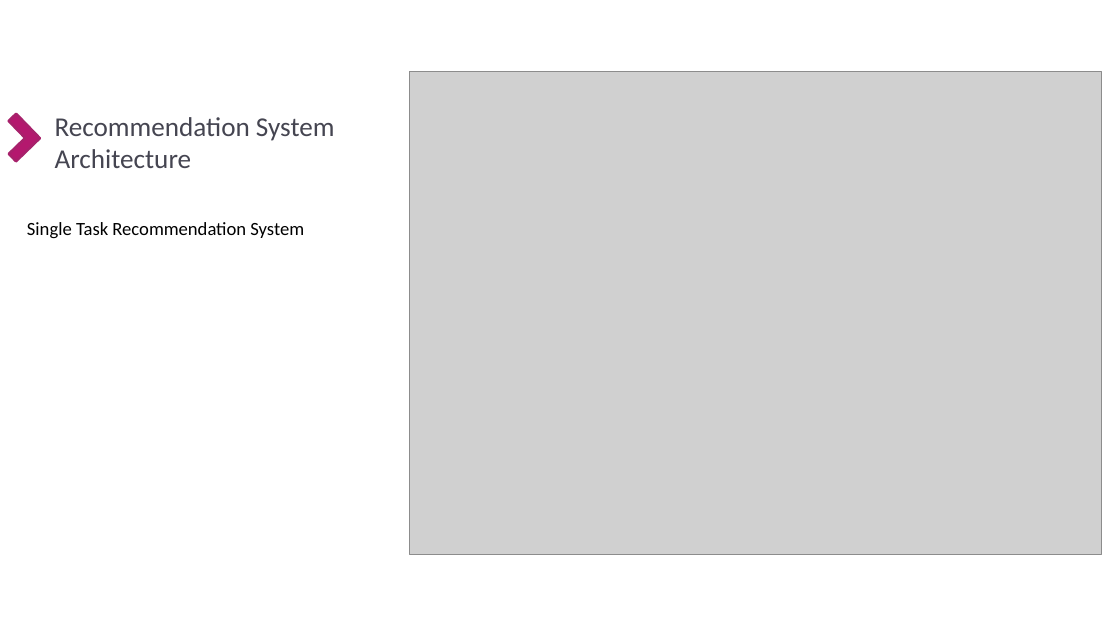
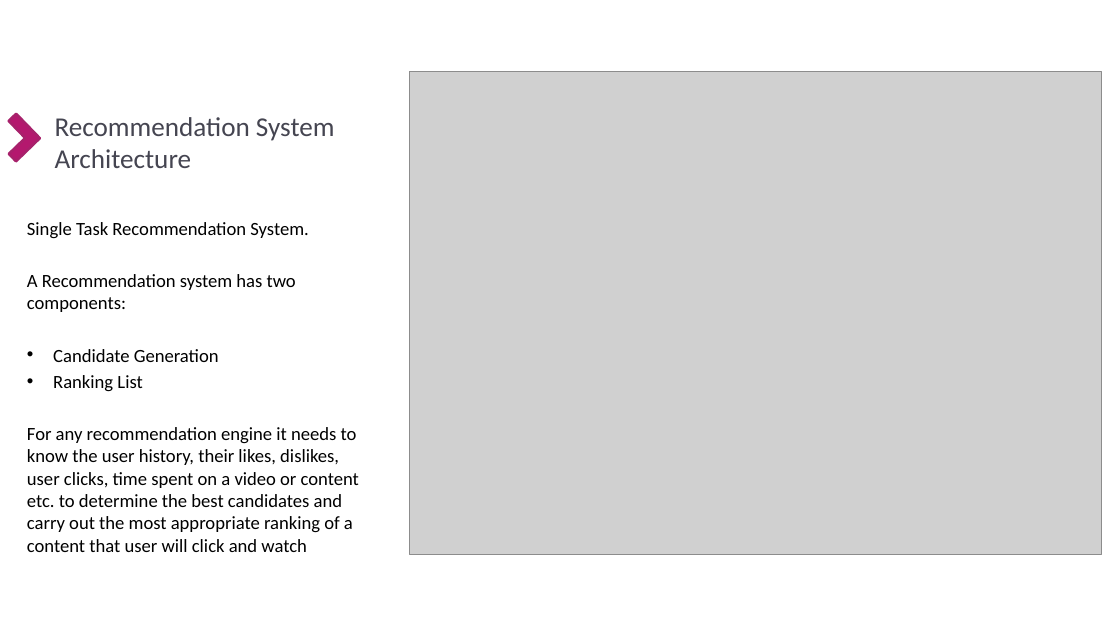
Before and after one commit to GPSV-Project/Recommendation_System, a slide deck: slide 4 of 3- Presentation/Recommendation Engine Project using MMoE.pptx. Drawn at 1120x630 pixels with LibreOffice and Linux fonts; fonts in the diff are those of the drawing; grey boxes stand for pictures; background and template pictures are left out. Boxes give left, top, right and bottom in pixels: in the first picture for what was removed or moved away, otherwise in the second. Text is boxed around its words. In the diff, an @@ line names an element or a change of style, - is before the commit and + after.

```diff
--- a/3- Presentation/Recommendation Engine Project using MMoE.pptx
+++ b/3- Presentation/Recommendation Engine Project using MMoE.pptx
@@ text at <box>27,222,359,552</box>: text changed @@
-Single Task Recommendation System
+Single Task Recommendation System.
+A Recommendation system has two components:
+• Candidate Generation
+• Ranking List
+For any recommendation engine it needs to know the user history, their likes, dislikes, user clicks, time spent on a video or content etc. to determine the best candidates and carry out the most appropriate ranking of a content that user will click and watch
```
Also in this commit, not shown: 8 other slides changed, 5 slides added, 11 other files.
